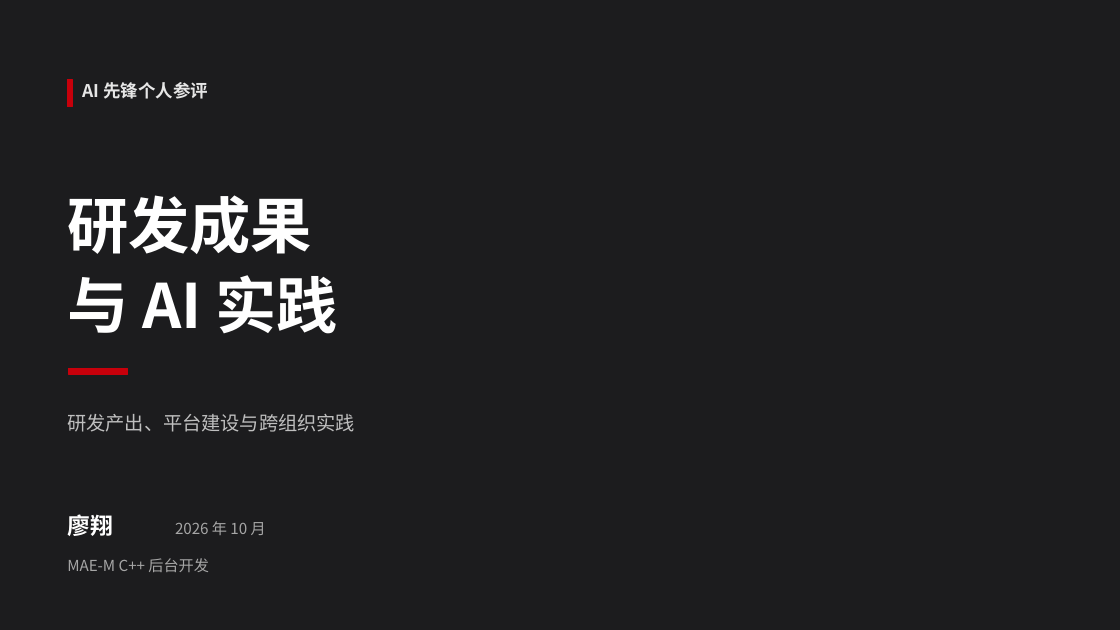
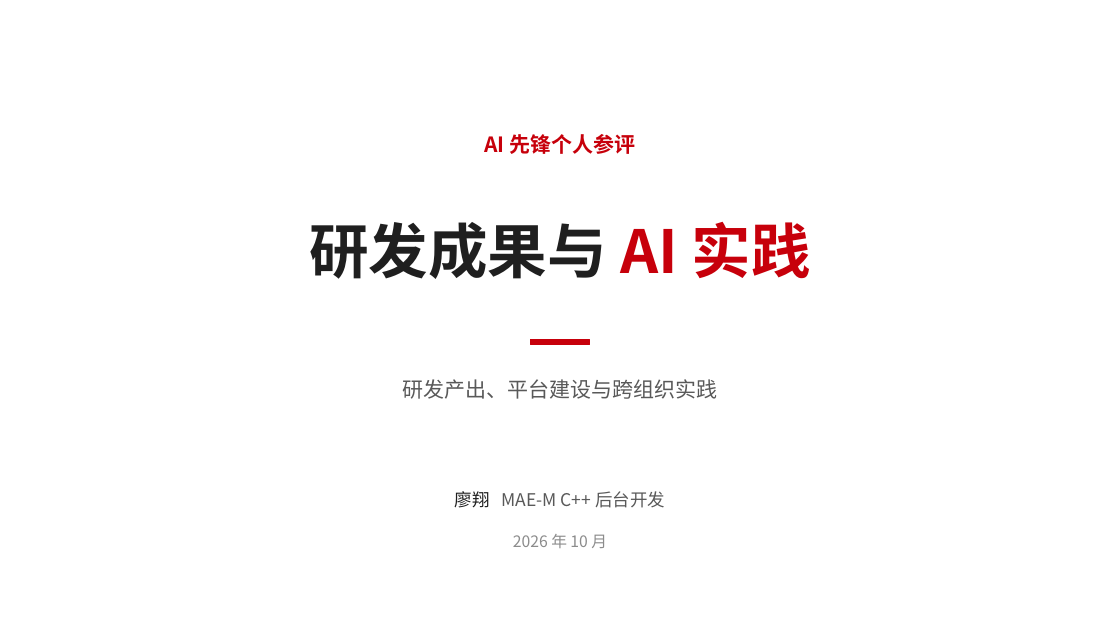
Before and after one commit to yunine9/mae-flow-cloud, a slide deck: slide 1 of docs/ai-pioneer-2026-10-12/Mae-Flow-AI先锋-补充版.pptx. Drawn at 1120x630 pixels with LibreOffice and Linux fonts; fonts in the diff are those of the drawing; background and template pictures are left out. Boxes give left, top, right and bottom in pixels: in the first picture for what was removed or moved away, otherwise in the second. Text is boxed around its words. In the diff, an @@ line names an element or a change of style, - is before the commit and + after.

Commit message:
docs: 统一 AI 先锋 PPT 标题页的浅色风格
关联 #467：将封面、平台标题页和末页统一为白底红灰风格，更新对应预览。14 页结构、字体、可编辑图表与最终渲染检查通过，其余 11 页渲染一致，图表和内嵌工作簿保持原始字节。仅材料变更，按仓库指引使用 MFC_SKIP_GATE=1 跳过聚合 gate，未运行代码测试。

```diff
--- a/docs/ai-pioneer-2026-10-12/Mae-Flow-AI先锋-补充版.pptx
+++ b/docs/ai-pioneer-2026-10-12/Mae-Flow-AI先锋-补充版.pptx
@@ background picture (left out) to #FFFFFF @@
@@ rectangle removed at bbox=[67, 80, 72, 107] @@
@@ text "AI 先锋个人参评": place and size @@
-text "AI 先锋个人参评" at bbox=[82, 82, 208, 99]
+text "AI 先锋个人参评" at bbox=[484, 134, 636, 154]
@@ text "AI 先锋个人参评" at bbox=[484, 134, 636, 154]: size 15 to 18 pt, text colour #E6E6E6 to #C7000B; alignment left to centre @@
@@ text at bbox=[309, 222, 811, 279]: text changed; size 52.5 to 51 pt; text colour #FFFFFF to #1F1F1F @@
-研发成果
+研发成果与 AI 实践
@@ text removed at bbox=[67, 275, 338, 334] @@
-与 AI 实践
@@ rectangle: place and size @@
-rectangle at bbox=[69, 369, 128, 375]
+rectangle at bbox=[530, 339, 590, 344]
@@ text "研发产出、平台建设与跨组织实践": place and size @@
-text "研发产出、平台建设与跨组织实践" at bbox=[67, 414, 355, 432]
+text "研发产出、平台建设与跨组织实践" at bbox=[403, 379, 718, 399]
@@ text "研发产出、平台建设与跨组织实践" at bbox=[403, 379, 718, 399]: size 16.5 to 18 pt, text colour #BFBFBF to #595959; alignment left to centre @@
@@ text at bbox=[455, 491, 665, 508]: text changed; size 13 to 15 pt; text colour #A6A6A6 to #595959 @@
-MAE-M C++ 后台开发
+廖翔 MAE-M C++ 后台开发
@@ text "2026 年 10 月": place and size @@
-text "2026 年 10 月" at bbox=[175, 521, 266, 535]
+text "2026 年 10 月" at bbox=[513, 534, 607, 548]
@@ text "2026 年 10 月" at bbox=[513, 534, 607, 548]: size 13 to 13.5 pt, text colour #A6A6A6 to #8C8C8C; alignment left to centre @@
@@ text removed at bbox=[67, 514, 113, 536] @@
-廖翔
```
Also in this commit, not shown: 2 other slides changed, 3 other files.
